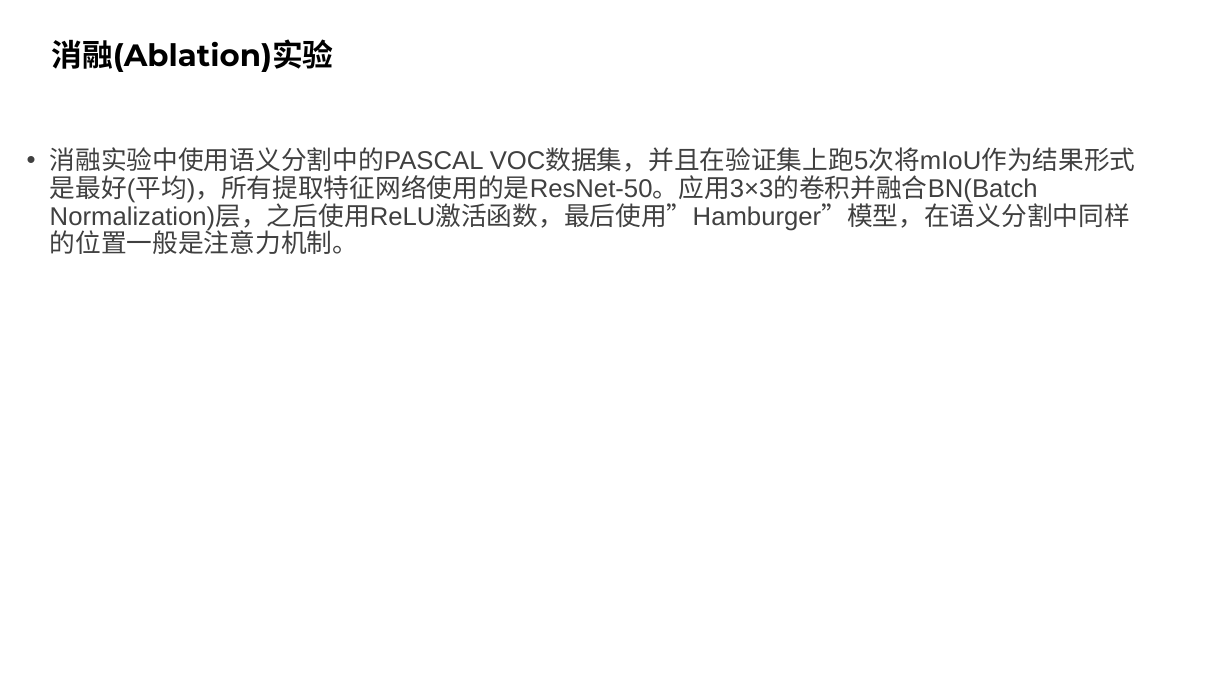
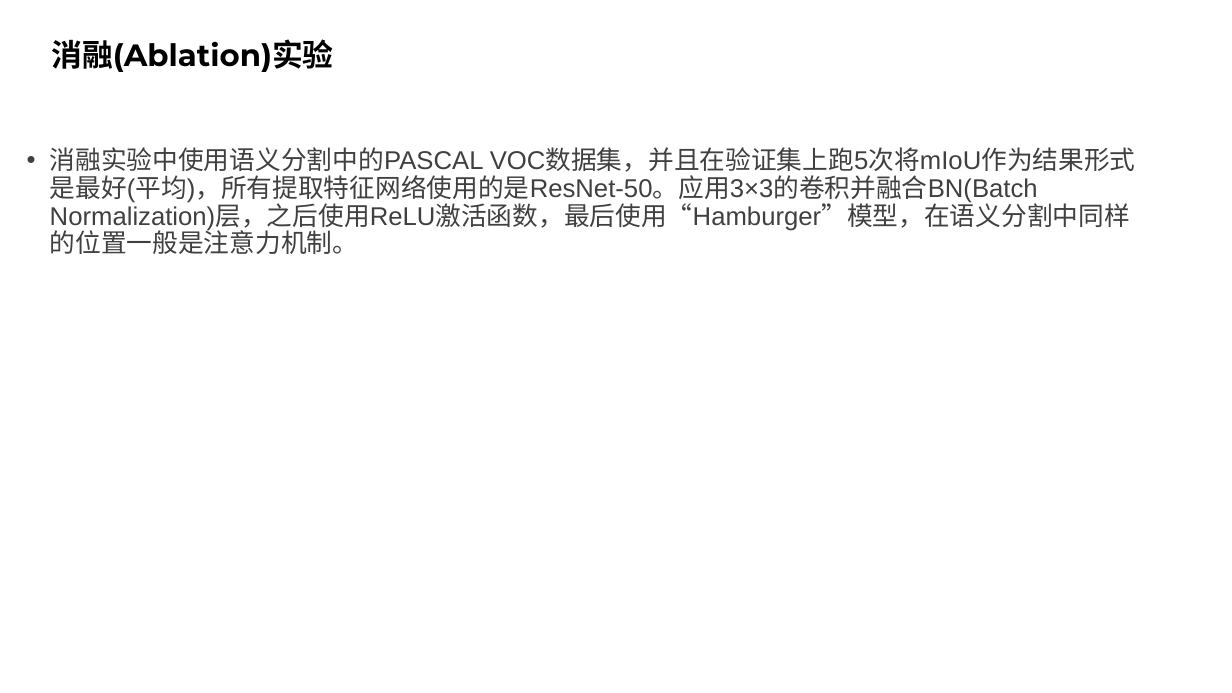
Before and after one commit to mag1c1an1/researcher, a slide deck: slide 5 of deep_learning/Presentation1.pptx. Drawn at 1232x693 pixels with LibreOffice and Linux fonts; fonts in the diff are those of the drawing. Boxes give left, top, right and bottom in pixels: in the first picture for what was removed or moved away, otherwise in the second. Text is boxed around its words. In the diff, an @@ line names an element or a change of style, - is before the commit and + after.

```diff
--- a/deep_learning/Presentation1.pptx
+++ b/deep_learning/Presentation1.pptx
@@ text at box(50, 147, 1136, 254): text changed @@
-• 消融实验中使用语义分割中的PASCAL VOC数据集，并且在验证集上跑5次将mIoU作为结果形式是最好(平均)，所有提取特征网络使用的是ResNet-50。应用3×3的卷积并融合BN(Batch Normalization)层，之后使用ReLU激活函数，最后使用”Hamburger”模型，在语义分割中同样的位置一般是注意力机制。
+• 消融实验中使用语义分割中的PASCAL VOC数据集，并且在验证集上跑5次将mIoU作为结果形式是最好(平均)，所有提取特征网络使用的是ResNet-50。应用3×3的卷积并融合BN(Batch Normalization)层，之后使用ReLU激活函数，最后使用“Hamburger”模型，在语义分割中同样的位置一般是注意力机制。
```
Also in this commit, not shown: 2 other slides changed, 5 other files.
